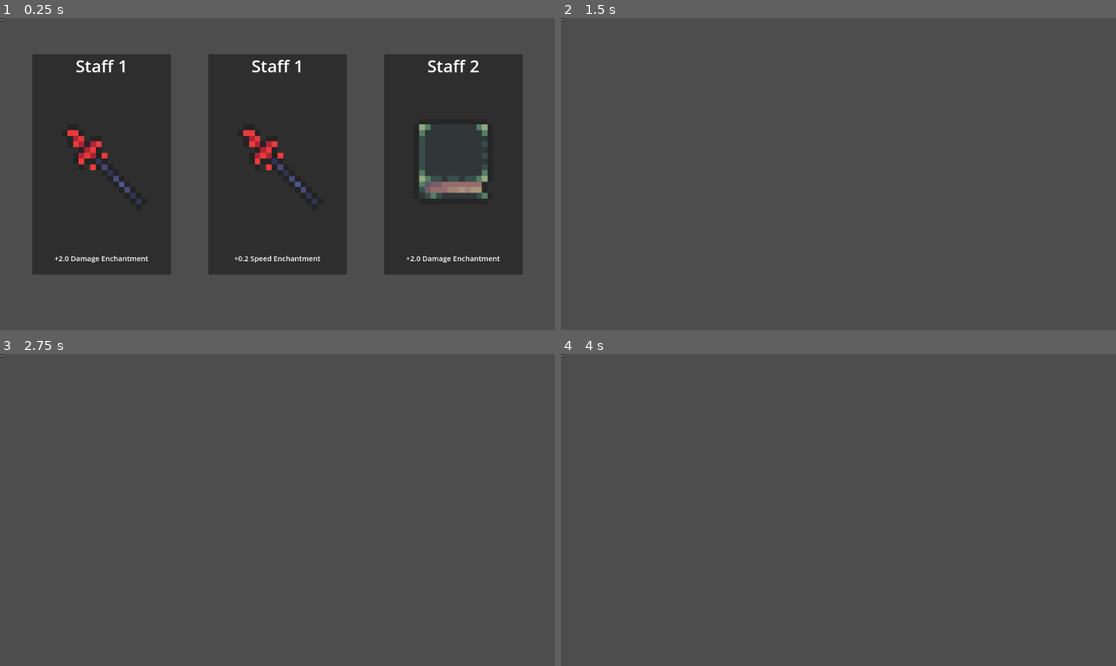
Above: before the commit, frames 1-4 (two rows, left to right).
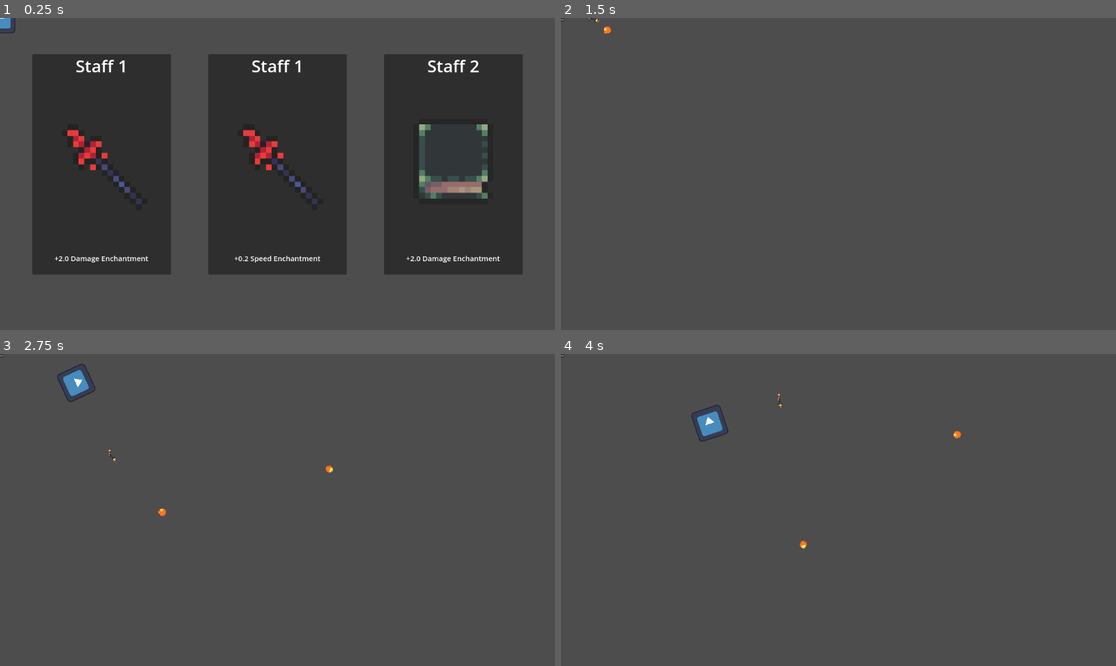
Above: after the commit, the same moments.

Repository: MadeInShineA/goose-defender
Game: Godot game, scene res://scenes/main.tscn
Two runs of this game, one before a commit and one after it. Both use one fixed random seed, a clock stepped at 60 frames per second and the inputs below. This scene is started directly instead of the project's main scene. The engine's default icon, where the game draws it, is replaced by a stand-in: a white triangle on a blue panel in a dark square.
Inputs (mouse positions are in pixels of both pictures, inside the frame that each line leads up to):
- Up to frame 1 (0.25 s): no input
- Up to frame 2 (1.5 s): click "Staff 1" at 0.5 s; move the mouse to (960, 158) at 1.27 s; hold D (moving_right) from 1.28 s (still down); click (960, 158) at 1.35 s
- Up to frame 3 (2.75 s): move the mouse to (166, 525) at 2.02 s; release D (moving_right) at 2.03 s; hold S (moving_down) from 2.03 s (still down); click (166, 525) at 2.1 s
- Up to frame 4 (4 s): move the mouse to (894, 441) at 2.77 s; release S (moving_down) at 2.78 s; hold D (moving_right) 2.78-3.53 s; click (894, 441) at 2.85 s; move the mouse to (810, 572) at 3.52 s; hold W (moving_up) from 3.53 s (still down); click (810, 572) at 3.6 s

The runs differ from the first frame. In frame 1, less than 0.1% of the frame differs, in the area x 0-3%, y 0-5%; in frame 2, less than 0.1%; in frame 3, 0.4%; in frame 4, 0.4%, in the area x 23-73%, y 12-63%.

Commit message:
Restructured file structure

Diff:
--- a/project.godot
+++ b/project.godot
@@ -11,22 +11,13 @@
 [application]
 
 config/name="goose-defender"
+run/main_scene="uid://oqnnuvygfqck"
 config/features=PackedStringArray("4.4", "Forward Plus")
 config/icon="res://icon.svg"
 
 [global_group]
 
 Enchantable="All enchantable nodes (Player and weapons)"
-
-[rendering]
-
-textures/canvas_textures/default_texture_filter=0
-run/main_scene="uid://cmg7usyb3ym41"
-config/features=PackedStringArray("4.4", "Forward Plus")
-config/icon="res://icon.svg"
-
-[global_group]
-
 CanBlink="Is a group of target that blink when hit"
 IsProjectile=""
 
@@ -58,3 +49,10 @@
 "events": [Object(InputEventMouseButton,"resource_local_to_scene":false,"resource_name":"","device":-1,"window_id":0,"a …(253 unchanged characters)…
 ]
 }
+
+[rendering]
+
+textures/canvas_textures/default_texture_filter=0
+run/main_scene="uid://cmg7usyb3ym41"
+config/features=PackedStringArray("4.4", "Forward Plus")
+config/icon="res://icon.svg"
--- a/scenes/enemy/enemy.tres
+++ b/resources/white-blink.tres
@@ -1,6 +1,6 @@
 [gd_resource type="ShaderMaterial" load_steps=2 format=3 uid="uid://crd3kqv364xga"]
 
-[ext_resource type="Shader" uid="uid://bcp4ueopqumyn" path="res://scenes/enemy/hit-shader.gdshader" id="1_juwh8"]
+[ext_resource type="Shader" uid="uid://bcp4ueopqumyn" path="res://resources/hit-shader.gdshader" id="1_juwh8"]
 
 [resource]
 resource_local_to_scene = true
--- a/scenes/enemy/enemy.tscn
+++ b/scenes/enemy.tscn
@@ -1,10 +1,11 @@
 [gd_scene load_steps=8 format=3 uid="uid://ghue8q3t70uy"]
 
-[ext_resource type="Script" uid="uid://c1wvpwxv6tp6j" path="res://scenes/enemy/enemy.gd" id="1_a3pup"]
+[ext_resource type="Script" uid="uid://c1wvpwxv6tp6j" path="res://scripts/enemy.gd" id="1_a3pup"]
 [ext_resource type="Texture2D" uid="uid://33753ss22kl4" path="res://icon.svg" id="2_40wdo"]
-[ext_resource type="Material" uid="uid://crd3kqv364xga" path="res://scenes/enemy/enemy.tres" id="2_tjssy"]
-[ext_resource type="Script" uid="uid://dnlhw6wh2mkwi" path="res://scenes/enemy/hurtbox.gd" id="3_40wdo"]
+[ext_resource type="Material" uid="uid://crd3kqv364xga" path="res://resources/white-blink.tres" id="2_tjssy"]
 [ext_resource type="PackedScene" uid="uid://dh60tdtrgj7mm" path="res://scenes/blinker/blinker.tscn" id="5_gl05p"]
+
+[sub_resource type="GDScript" id="GDScript_5uy6h"]
 
 [sub_resource type="RectangleShape2D" id="RectangleShape2D_4gyqm"]
 size = Vector2(63, 62.5)
@@ -26,7 +27,7 @@
 [node name="hurtbox" type="Area2D" parent="."]
 collision_layer = 3
 collision_mask = 3
-script = ExtResource("3_40wdo")
+script = SubResource("GDScript_5uy6h")
 
 [node name="CollisionShape2D" type="CollisionShape2D" parent="hurtbox"]
 position = Vector2(0.5, -0.75)
--- a/scenes/enemy/hurtbox.gd
+++ /dev/null
@@ -1,5 +0,0 @@
-extends Area2D
-const whiten_duration: float = 0.15
-
-func _on_hitbox_body_entered(area: Area2D) -> void:
-	print("yo")
--- a/scenes/game/game.tscn
+++ b/scenes/game.tscn
@@ -1,26 +1,26 @@
 [gd_scene load_steps=6 format=3 uid="uid://cmg7usyb3ym41"]
 
-[ext_resource type="PackedScene" uid="uid://0ivogf4nn6u6" path="res://scenes/player/player.tscn" id="1_sul5r"]
-[ext_resource type="PackedScene" uid="uid://ghue8q3t70uy" path="res://scenes/enemy/enemy.tscn" id="2_7h61r"]
-[ext_resource type="Shader" uid="uid://bcp4ueopqumyn" path="res://scenes/enemy/hit-shader.gdshader" id="3_0sr1o"]
+[ext_resource type="PackedScene" uid="uid://0ivogf4nn6u6" path="res://scenes/player.tscn" id="1_lnu2h"]
+[ext_resource type="Shader" uid="uid://bcp4ueopqumyn" path="res://resources/hit-shader.gdshader" id="2_lbhrr"]
+[ext_resource type="PackedScene" uid="uid://ghue8q3t70uy" path="res://scenes/enemy.tscn" id="3_iywne"]
 
 [sub_resource type="ShaderMaterial" id="ShaderMaterial_0sr1o"]
 resource_local_to_scene = true
-shader = ExtResource("3_0sr1o")
+shader = ExtResource("2_lbhrr")
 shader_parameter/whiten = false
 
 [sub_resource type="ShaderMaterial" id="ShaderMaterial_kelw5"]
 resource_local_to_scene = true
-shader = ExtResource("3_0sr1o")
+shader = ExtResource("2_lbhrr")
 shader_parameter/whiten = false
 
 [node name="Node2D" type="Node2D"]
 
-[node name="Player" parent="." instance=ExtResource("1_sul5r")]
+[node name="Player" parent="." instance=ExtResource("1_lnu2h")]
 position = Vector2(698, 156)
 rotation = -0.00345038
 whiten_material = SubResource("ShaderMaterial_0sr1o")
 
-[node name="Enemy" parent="." instance=ExtResource("2_7h61r")]
+[node name="Enemy" parent="." instance=ExtResource("3_iywne")]
 position = Vector2(198, 156)
 whiten_material = SubResource("ShaderMaterial_kelw5")
--- a/scenes/main.tscn
+++ b/scenes/main.tscn
@@ -1,13 +1,26 @@
-[gd_scene load_steps=9 format=3 uid="uid://oqnnuvygfqck"]
+[gd_scene load_steps=14 format=3 uid="uid://oqnnuvygfqck"]
 
 [ext_resource type="PackedScene" uid="uid://l6i72lifskfg" path="res://scenes/weapon.tscn" id="1_o5qli"]
 [ext_resource type="PackedScene" uid="uid://dv4fdij1ccgy4" path="res://scenes/enchanting_ui.tscn" id="2_0wfyh"]
-[ext_resource type="Texture2D" uid="uid://c5x7keinvwntj" path="res://sprites/staves/book1.png" id="2_o6xl0"]
-[ext_resource type="Texture2D" uid="uid://cml68enw3i6gm" path="res://sprites/staves/staff34.png" id="2_tipki"]
+[ext_resource type="Texture2D" uid="uid://cc7si78h1d2e" path="res://sprites/staves/book1.png" id="2_o6xl0"]
+[ext_resource type="Texture2D" uid="uid://cwexfn2y6at5x" path="res://sprites/staves/staff34.png" id="2_tipki"]
 [ext_resource type="PackedScene" uid="uid://chyxuydo0t35b" path="res://scenes/enchantment_manager.tscn" id="3_sugp2"]
 [ext_resource type="Script" uid="uid://c1rjfxnh48nvp" path="res://scripts/enchantments/enchantment.gd" id="3_tefeu"]
 [ext_resource type="Resource" uid="uid://n5sbo7jmiheq" path="res://resources/speed_enchantment.tres" id="4_o6xl0"]
 [ext_resource type="Resource" uid="uid://bbfgryqgo020p" path="res://resources/damage_enchantment.tres" id="5_tipki"]
+[ext_resource type="PackedScene" uid="uid://0ivogf4nn6u6" path="res://scenes/player.tscn" id="9_choun"]
+[ext_resource type="Shader" uid="uid://bcp4ueopqumyn" path="res://resources/hit-shader.gdshader" id="10_ya4ey"]
+[ext_resource type="PackedScene" uid="uid://ghue8q3t70uy" path="res://scenes/enemy.tscn" id="11_ya4ey"]
+
+[sub_resource type="ShaderMaterial" id="ShaderMaterial_eb6dy"]
+resource_local_to_scene = true
+shader = ExtResource("10_ya4ey")
+shader_parameter/whiten = false
+
+[sub_resource type="ShaderMaterial" id="ShaderMaterial_trceg"]
+resource_local_to_scene = true
+shader = ExtResource("10_ya4ey")
+shader_parameter/whiten = false
 
 [node name="Main" type="Node2D"]
 
@@ -40,4 +53,10 @@
 })
 enchant_ui = NodePath("../CanvasLayer/Enchanting")
 
+[node name="Player" parent="." instance=ExtResource("9_choun")]
+whiten_material = SubResource("ShaderMaterial_eb6dy")
+
+[node name="Enemy" parent="." instance=ExtResource("11_ya4ey")]
+whiten_material = SubResource("ShaderMaterial_trceg")
+
 [connection signal="open_menu" from="EnchantManager" to="CanvasLayer/Enchanting" method="_on_enchant_manager_open_menu"]
--- a/scenes/player/player.tscn
+++ b/scenes/player.tscn
@@ -1,9 +1,9 @@
 [gd_scene load_steps=21 format=3 uid="uid://0ivogf4nn6u6"]
 
-[ext_resource type="Script" uid="uid://dph8r1fa6o7oi" path="res://scenes/player/player.gd" id="1_sweqy"]
+[ext_resource type="Script" uid="uid://dph8r1fa6o7oi" path="res://scripts/player.gd" id="1_sweqy"]
 [ext_resource type="Texture2D" uid="uid://b6rlw71s26aas" path="res://sprites/character/char_a_p1_0bas_humn_v01.png" id="2_onrkg"]
-[ext_resource type="Material" uid="uid://crd3kqv364xga" path="res://scenes/enemy/enemy.tres" id="2_p47bc"]
-[ext_resource type="PackedScene" uid="uid://y8av8bqvegr8" path="res://scenes/staff/staff.tscn" id="3_i3pqv"]
+[ext_resource type="Material" uid="uid://crd3kqv364xga" path="res://resources/white-blink.tres" id="2_p47bc"]
+[ext_resource type="PackedScene" uid="uid://y8av8bqvegr8" path="res://scenes/staff.tscn" id="3_i3pqv"]
 [ext_resource type="PackedScene" uid="uid://dh60tdtrgj7mm" path="res://scenes/blinker/blinker.tscn" id="4_lvxji"]
 
 [sub_resource type="AtlasTexture" id="AtlasTexture_1jxqw"]
--- a/scenes/player/hurtbox.gd
+++ /dev/null
@@ -1 +0,0 @@
-extends Area2D
--- /dev/null
+++ b/scenes/projectile.tscn
@@ -0,0 +1,50 @@
+[gd_scene load_steps=9 format=3 uid="uid://duo8yawgjwbj8"]
+
+[ext_resource type="Script" uid="uid://d0hh6ye31nlyb" path="res://scripts/projectile.gd" id="1_jxwu6"]
+[ext_resource type="Texture2D" uid="uid://chrciew14j4m2" path="res://sprites/fireball/FB500-1.png" id="2_w7nm8"]
+[ext_resource type="Texture2D" uid="uid://cxd3qevjwrcrk" path="res://sprites/fireball/FB500-2.png" id="3_6c2e5"]
+[ext_resource type="Texture2D" uid="uid://ctbrgyffc8gf1" path="res://sprites/fireball/FB500-3.png" id="4_pl1gp"]
+[ext_resource type="Texture2D" uid="uid://dit4lhoaq4cl8" path="res://sprites/fireball/FB500-4.png" id="5_ejmht"]
+[ext_resource type="Texture2D" uid="uid://bbefajfgspt0h" path="res://sprites/fireball/FB500-5.png" id="6_031o2"]
+
+[sub_resource type="SpriteFrames" id="SpriteFrames_1umjp"]
+animations = [{
+"frames": [{
+"duration": 1.0,
+"texture": ExtResource("2_w7nm8")
+}, {
+"duration": 1.0,
+"texture": ExtResource("3_6c2e5")
+}, {
+"duration": 1.0,
+"texture": ExtResource("4_pl1gp")
+}, {
+"duration": 1.0,
+"texture": ExtResource("5_ejmht")
+}, {
+"duration": 1.0,
+"texture": ExtResource("6_031o2")
+}],
+"loop": true,
+"name": &"default",
+"speed": 10.0
+}]
+
+[sub_resource type="CircleShape2D" id="CircleShape2D_tncby"]
+radius = 9.0
+
+[node name="Projectile" type="Area2D" groups=["IsProjectile"]]
+collision_layer = 2
+collision_mask = 2
+script = ExtResource("1_jxwu6")
+SPEED = 500
+
+[node name="AnimatedSprite2D" type="AnimatedSprite2D" parent="."]
+scale = Vector2(0.05, 0.05)
+sprite_frames = SubResource("SpriteFrames_1umjp")
+frame_progress = 0.210131
+
+[node name="CollisionShape2D" type="CollisionShape2D" parent="."]
+shape = SubResource("CircleShape2D_tncby")
+
+[connection signal="area_entered" from="." to="." method="_on_area_entered"]
--- a/scenes/projectile/projectile.tscn
+++ /dev/null
@@ -1,50 +0,0 @@
-[gd_scene load_steps=9 format=3 uid="uid://duo8yawgjwbj8"]
-
-[ext_resource type="Script" uid="uid://d0hh6ye31nlyb" path="res://scenes/projectile/projectile.gd" id="1_qxf0c"]
-[ext_resource type="Texture2D" uid="uid://chrciew14j4m2" path="res://sprites/fireball/FB500-1.png" id="2_dgwo2"]
-[ext_resource type="Texture2D" uid="uid://cxd3qevjwrcrk" path="res://sprites/fireball/FB500-2.png" id="3_dac07"]
-[ext_resource type="Texture2D" uid="uid://ctbrgyffc8gf1" path="res://sprites/fireball/FB500-3.png" id="4_0c7x6"]
-[ext_resource type="Texture2D" uid="uid://dit4lhoaq4cl8" path="res://sprites/fireball/FB500-4.png" id="5_wpwum"]
-[ext_resource type="Texture2D" uid="uid://bbefajfgspt0h" path="res://sprites/fireball/FB500-5.png" id="6_nsmhe"]
-
-[sub_resource type="SpriteFrames" id="SpriteFrames_1umjp"]
-animations = [{
-"frames": [{
-"duration": 1.0,
-"texture": ExtResource("2_dgwo2")
-}, {
-"duration": 1.0,
-"texture": ExtResource("3_dac07")
-}, {
-"duration": 1.0,
-"texture": ExtResource("4_0c7x6")
-}, {
-"duration": 1.0,
-"texture": ExtResource("5_wpwum")
-}, {
-"duration": 1.0,
-"texture": ExtResource("6_nsmhe")
-}],
-"loop": true,
-"name": &"default",
-"speed": 10.0
-}]
-
-[sub_resource type="CircleShape2D" id="CircleShape2D_tncby"]
-radius = 9.0
-
-[node name="Projectile" type="Area2D" groups=["IsProjectile"]]
-collision_layer = 2
-collision_mask = 2
-script = ExtResource("1_qxf0c")
-SPEED = 500
-
-[node name="AnimatedSprite2D" type="AnimatedSprite2D" parent="."]
-scale = Vector2(0.05, 0.05)
-sprite_frames = SubResource("SpriteFrames_1umjp")
-frame_progress = 0.210131
-
-[node name="CollisionShape2D" type="CollisionShape2D" parent="."]
-shape = SubResource("CircleShape2D_tncby")
-
-[connection signal="area_entered" from="." to="." method="_on_area_entered"]
--- a/scenes/staff/staff.tscn
+++ b/scenes/staff.tscn
@@ -1,16 +1,16 @@
 [gd_scene load_steps=3 format=3 uid="uid://y8av8bqvegr8"]
 
-[ext_resource type="Script" uid="uid://t5wk5j0nf8kp" path="res://scenes/staff/staff.gd" id="1_ycvyx"]
-[ext_resource type="Texture2D" uid="uid://cal1lg0lxkg2" path="res://sprites/staves/staff16.png" id="2_ycvyx"]
+[ext_resource type="Script" uid="uid://t5wk5j0nf8kp" path="res://scripts/staff.gd" id="1_3gxsk"]
+[ext_resource type="Texture2D" uid="uid://cal1lg0lxkg2" path="res://sprites/staves/staff16.png" id="2_ov8dy"]
 
 [node name="staff" type="Node2D"]
-script = ExtResource("1_ycvyx")
+script = ExtResource("1_3gxsk")
 
 [node name="Sprite2D" type="Sprite2D" parent="."]
 texture_filter = 1
 position = Vector2(11, 0)
 rotation = 2.34398
-texture = ExtResource("2_ycvyx")
+texture = ExtResource("2_ov8dy")
 
 [node name="Marker2D" type="Marker2D" parent="."]
 position = Vector2(17, 0)
--- a/scenes/staff/staff.gd
+++ b/scripts/staff.gd
@@ -1,6 +1,5 @@
 extends Node2D
-
-const PROJECTILE = preload("res://scenes/projectile/projectile.tscn")
+const PROJECTILE = preload("res://scenes/projectile.tscn")
 @onready var fire_point: Marker2D = $Marker2D
 
 func _process(delta: float) -> void:
Renamed: scenes/enemy/hit-shader.gdshader -> resources/hit-shader.gdshader
Renamed: scenes/enemy/hit-shader.gdshader.uid -> resources/hit-shader.gdshader.uid
Not shown, removed: scenes/enemy/hurtbox.gd.uid
Not shown, removed: scenes/player/hurtbox.gd.uid
Renamed: scenes/enemy/enemy.gd -> scripts/enemy.gd
Renamed: scenes/enemy/enemy.gd.uid -> scripts/enemy.gd.uid
Renamed: scenes/player/player.gd -> scripts/player.gd
Renamed: scenes/player/player.gd.uid -> scripts/player.gd.uid
Renamed: scenes/projectile/projectile.gd -> scripts/projectile.gd
Renamed: scenes/projectile/projectile.gd.uid -> scripts/projectile.gd.uid
Renamed: scenes/staff/staff.gd.uid -> scripts/staff.gd.uid
